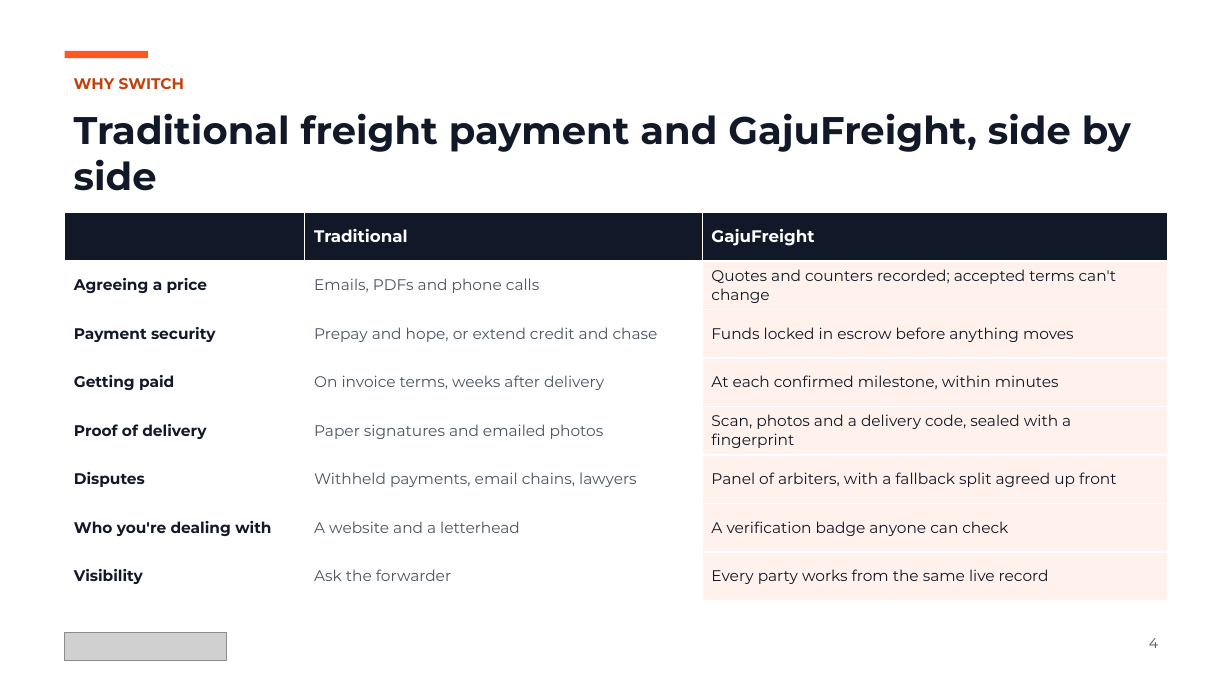
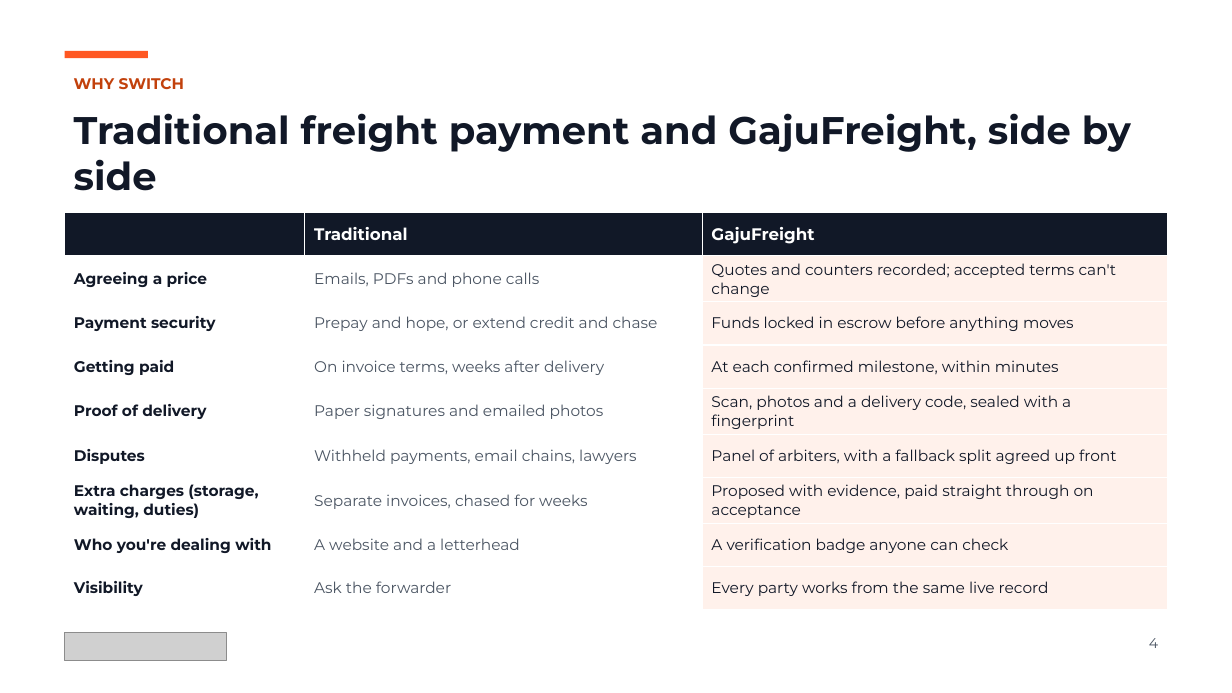
Before and after one commit to shanepreater/gajufreight, a slide deck: slide 4 of docs/pitch/gajufreight-pitch-deck.pptx. Drawn at 1232x693 pixels with LibreOffice and Linux fonts; fonts in the diff are those of the drawing; grey boxes stand for pictures. Boxes give left, top, right and bottom in pixels: in the first picture for what was removed or moved away, otherwise in the second. Text is boxed around its words. In the diff, an @@ line names an element or a change of style, - is before the commit and + after.

Commit message:
docs: record extra charges, event milestones and Incoterms
ADR 0020 sets the design the contracts now implement. The invariants
cover charges passing straight through; the HLD gains rule 12, event
labels in rule 8, the Incoterm in §6.8 and §9.2, a §9.8 sequence for
charges and the new entrypoints in §3; the threat model adds T31 and
T32; the cost model counts charge calls; the contract skill's path
list includes charges; and the deck mentions Incoterms and extras.

```diff
--- a/docs/pitch/gajufreight-pitch-deck.pptx
+++ b/docs/pitch/gajufreight-pitch-deck.pptx
@@ table at [65,213,1167,601] @@
+row 7: Extra charges (storage, waiting, duties) | Separate invoices, chased for weeks | Proposed with evidence, paid straight through on acceptance
```
Also in this commit, not shown: 2 other slides changed, 8 other files.
